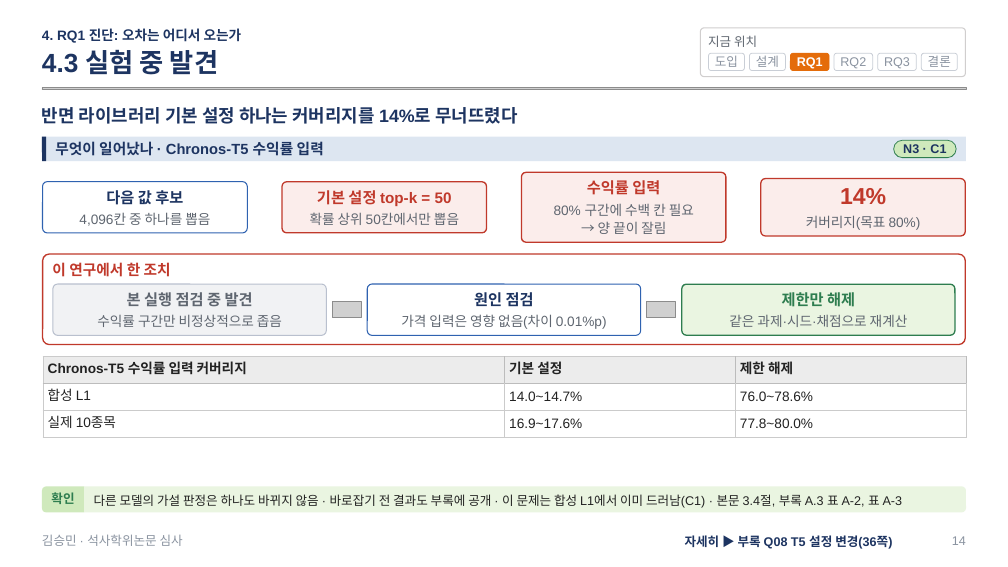
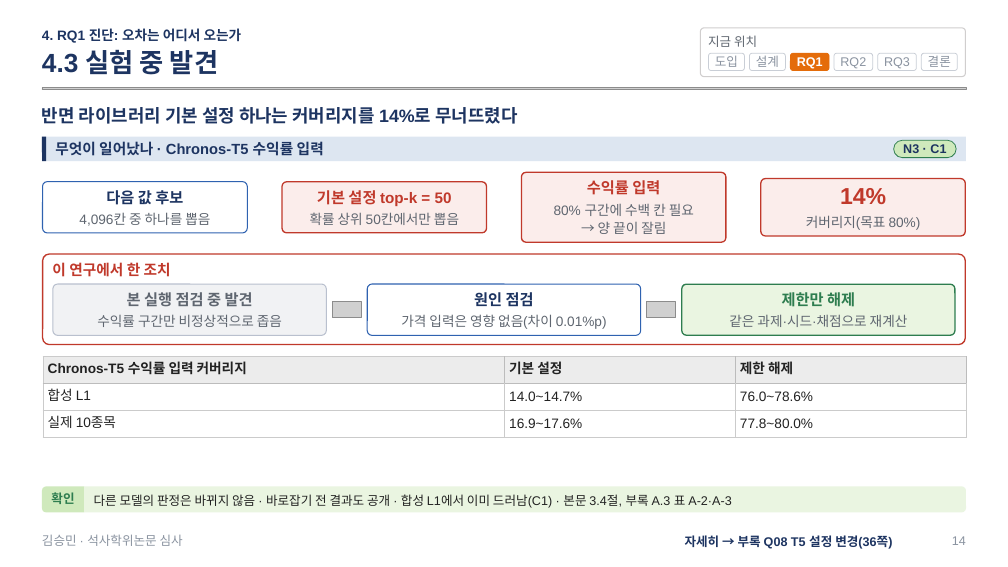
Before and after one commit to sapzzil/Master-thesis, a slide deck: slide 14 of 05_논문작성/석사학위논문 심사 발표.pptx. Drawn at 1008x567 pixels with LibreOffice and Linux fonts; fonts in the diff are those of the drawing; grey boxes stand for pictures; background and template pictures are left out. Boxes give left, top, right and bottom in pixels: in the first picture for what was removed or moved away, otherwise in the second. Text is boxed around its words. In the diff, an @@ line names an element or a change of style, - is before the commit and + after.

```diff
--- a/05_논문작성/석사학위논문 심사 발표.pptx
+++ b/05_논문작성/석사학위논문 심사 발표.pptx
@@ text in freeform shape at <box>94,494,731,508</box>: text changed @@
-다른 모델의 가설 판정은 하나도 바뀌지 않음 · 바로잡기 전 결과도 부록에 공개 · 이 문제는 합성 L1에서 이미 드러남(C1) · 본문 3.4절, 부록 A.3 표 A-2, 표 A-3
+다른 모델의 판정은 바뀌지 않음 · 바로잡기 전 결과도 공개 · 합성 L1에서 이미 드러남(C1) · 본문 3.4절, 부록 A.3 표 A-2·A-3
@@ text at <box>685,535,892,549</box>: text changed @@
-자세히 ▶ 부록 Q08 T5 설정 변경(36쪽)
+자세히 → 부록 Q08 T5 설정 변경(36쪽)
```
Also in this commit, not shown: 35 other slides changed, 1 other file.
